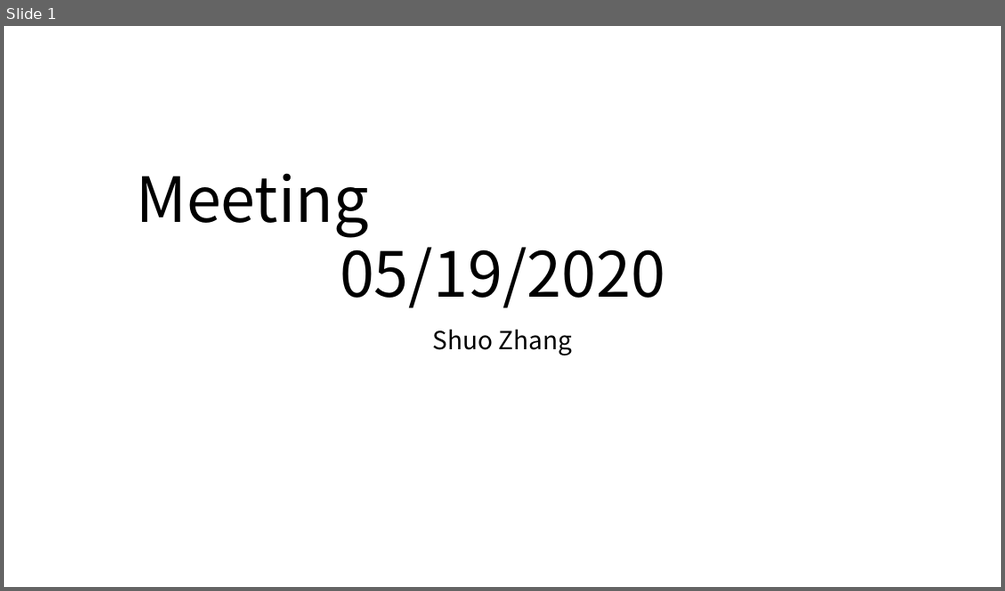
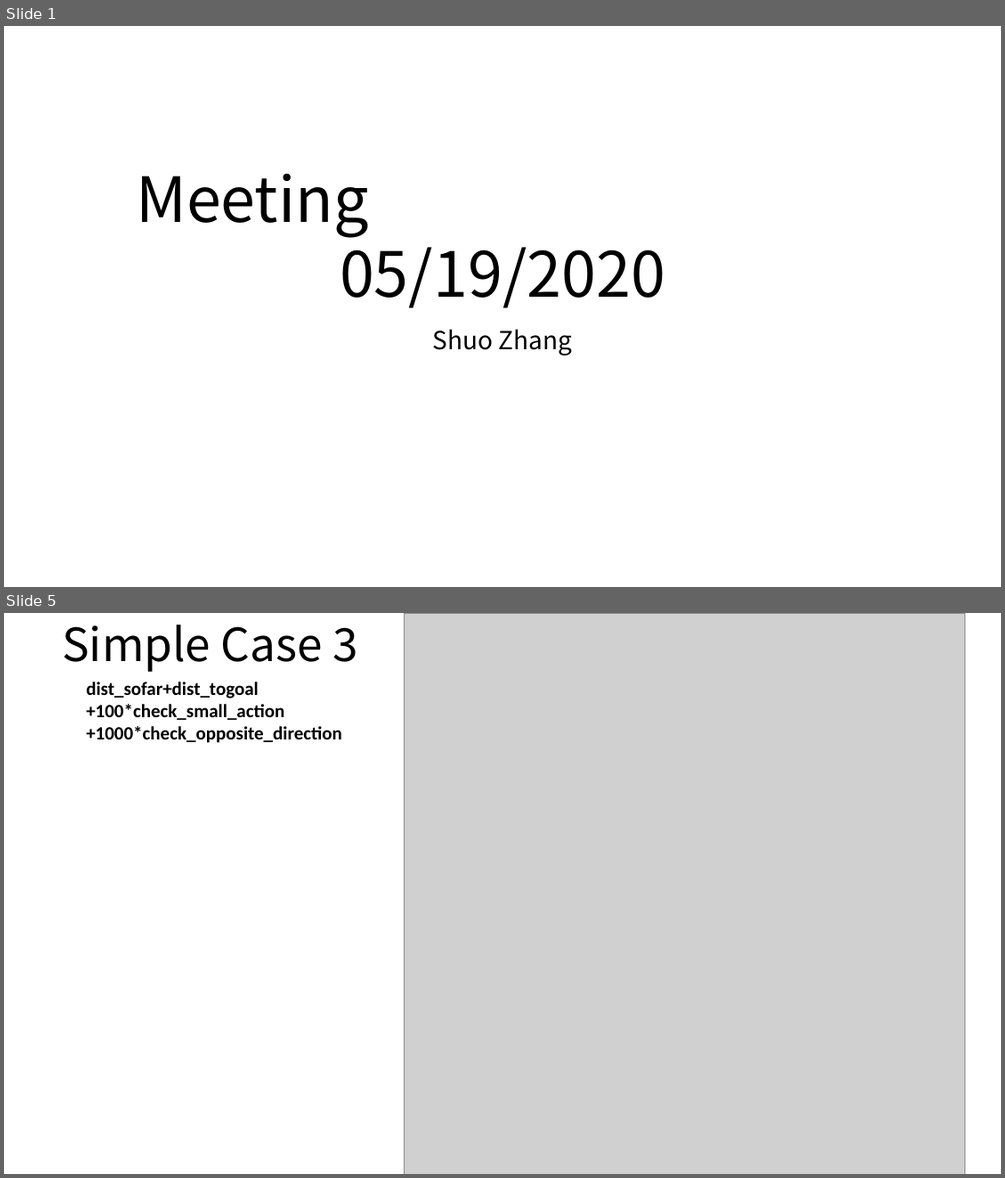
Before and after one commit to ShuoZ9379/t42_hand, a slide deck: zs_sim_robot/meeting_8/meeting_8.pptx. Shown one above the other, each under a label of ours: slide 1 before the commit, slides 1 and 5 after it; the slides between them are not shown. The pictures are 1005x591 and 1005x1178 pixels, drawn with LibreOffice and Linux fonts; fonts in the diff are those of the drawing; grey boxes stand for pictures. Boxes give left, top, right and bottom in pixels: in the first picture for what was removed or moved away, otherwise in the second. Text is boxed around its words. In the diff, an @@ line names an element or a change of style, - is before the commit and + after.

```diff
--- a/zs_sim_robot/meeting_8/meeting_8.pptx
+++ b/zs_sim_robot/meeting_8/meeting_8.pptx
@@ slide 5 added at bbox=[4, 613, 1001, 1174], background #FFFFFF @@
@@ text added at bbox=[62, 625, 358, 672], 44 pt, text #000000 @@
+Simple Case 3
@@ picture added at bbox=[404, 613, 965, 1174] @@
@@ text added at bbox=[86, 682, 342, 743], 18 pt, text #000000, bold @@
+dist_sofar+dist_togoal
++100*check_small_action
++1000*check_opposite_direction
```
Also in this commit, not shown: 4 slides changed, 4 other slides added, 24 other files.
